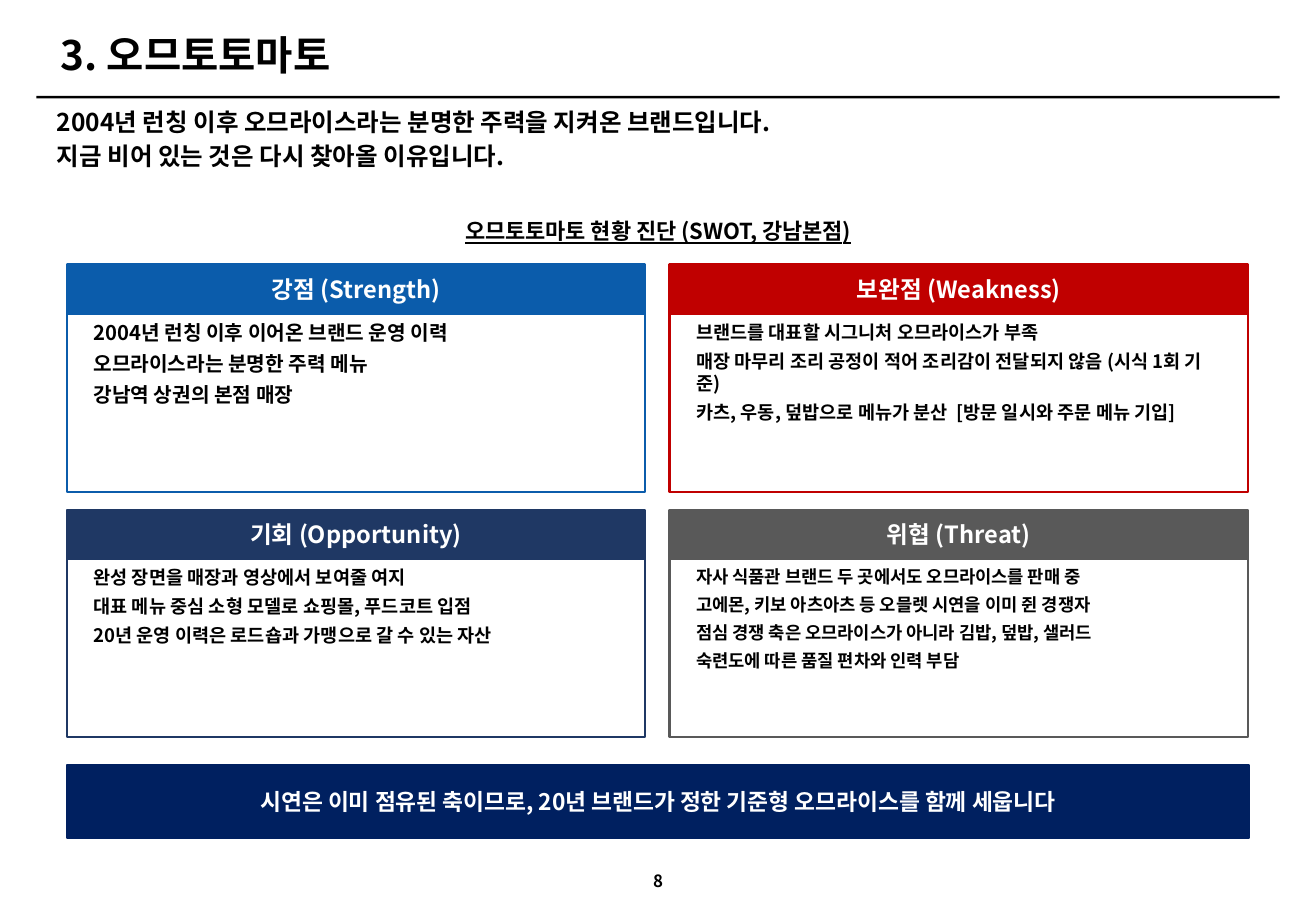
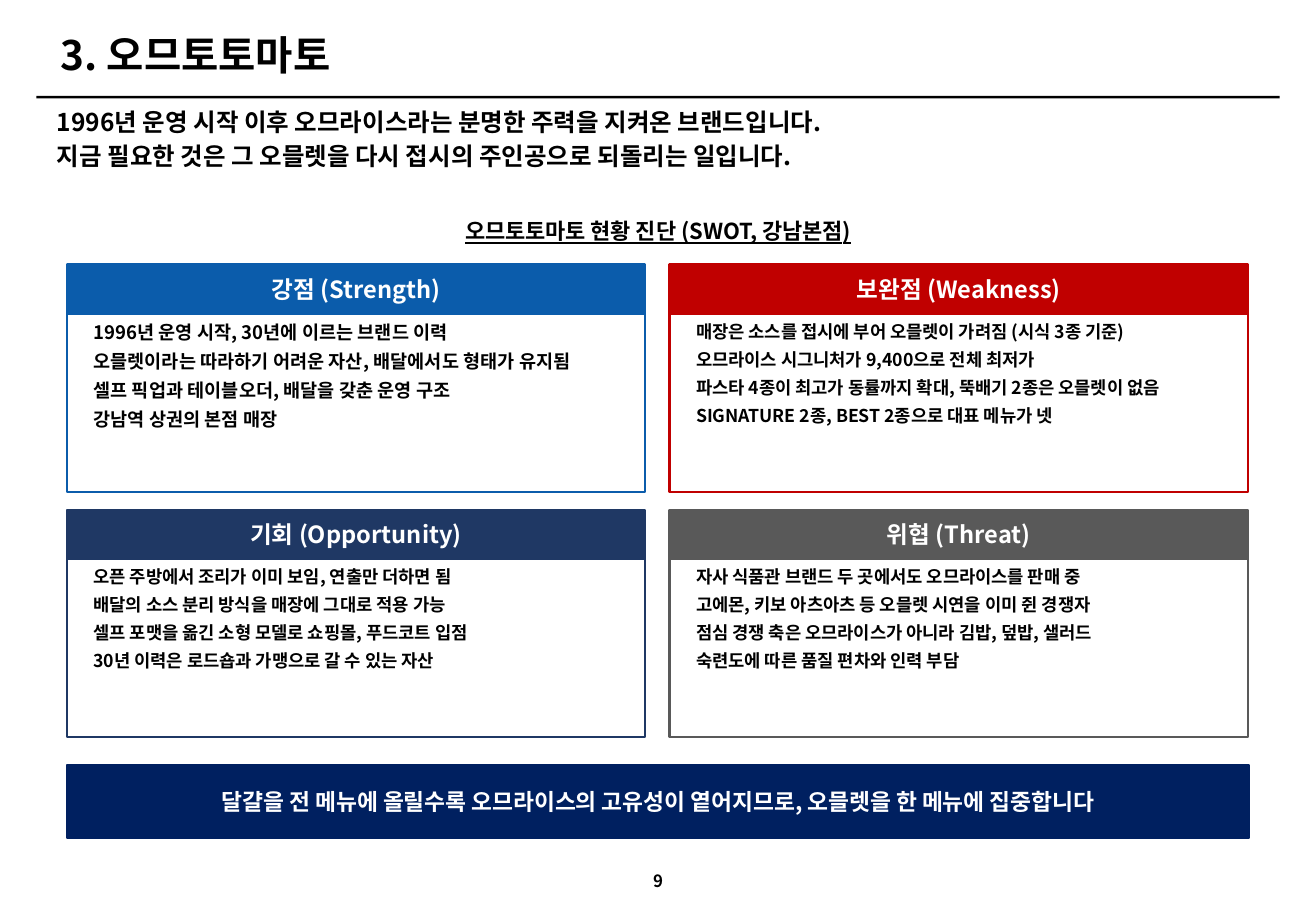
Before and after one commit to grandnim-wq/Claude, a slide deck: slide 9 of 아모제_3개브랜드_개선전략_v3.pptx (slide 8 before the commit). Drawn at 1316x911 pixels with LibreOffice and Linux fonts; fonts in the diff are those of the drawing. Boxes give left, top, right and bottom in pixels: in the first picture for what was removed or moved away, otherwise in the second. Text is boxed around its words. In the diff, an @@ line names an element or a change of style, - is before the commit and + after.

```diff
--- a/아모제_3개브랜드_개선전략_v3.pptx
+++ b/아모제_3개브랜드_개선전략_v3.pptx
@@ text at (57,110,821,168): text changed @@
-2004년 런칭 이후 오므라이스라는 분명한 주력을 지켜온 브랜드입니다.
-지금 비어 있는 것은 다시 찾아올 이유입니다.
+1996년 운영 시작 이후 오므라이스라는 분명한 주력을 지켜온 브랜드입니다.
+지금 필요한 것은 그 오믈렛을 다시 접시의 주인공으로 되돌리는 일입니다.
@@ text at (93,323,570,401): text changed; size 12 to 11 pt @@
-2004년 런칭 이후 이어온 브랜드 운영 이력
-오므라이스라는 분명한 주력 메뉴
+1996년 운영 시작, 30년에 이르는 브랜드 이력
+오믈렛이라는 따라하기 어려운 자산, 배달에서도 형태가 유지됨
+셀프 픽업과 테이블오더, 배달을 갖춘 운영 구조
@@ text at (696,323,1159,426): text changed; size 11 to 10.5 pt @@
-브랜드를 대표할 시그니처 오므라이스가 부족
-매장 마무리 조리 공정이 적어 조리감이 전달되지 않음 (시식 1회 기준)
-카츠, 우동, 덮밥으로 메뉴가 분산 [방문 일시와 주문 메뉴 기입]
+매장은 소스를 접시에 부어 오믈렛이 가려짐 (시식 3종 기준)
+오므라이스 시그니처가 9,400으로 전체 최저가
+파스타 4종이 최고가 동률까지 확대, 뚝배기 2종은 오믈렛이 없음
+SIGNATURE 2종, BEST 2종으로 대표 메뉴가 넷
@@ text at (93,410,277,428): size 12 to 11 pt in "강남역 상권의 본점 매장" @@
@@ text at (93,568,467,669): text changed; size 11 to 10.5 pt @@
-완성 장면을 매장과 영상에서 보여줄 여지
-대표 메뉴 중심 소형 모델로 쇼핑몰, 푸드코트 입점
-20년 운영 이력은 로드숍과 가맹으로 갈 수 있는 자산
+오픈 주방에서 조리가 이미 보임, 연출만 더하면 됨
+배달의 소스 분리 방식을 매장에 그대로 적용 가능
+셀프 포맷을 옮긴 소형 모델로 쇼핑몰, 푸드코트 입점
+30년 이력은 로드숍과 가맹으로 갈 수 있는 자산
@@ text at (222,790,1094,815): text changed @@
-시연은 이미 점유된 축이므로, 20년 브랜드가 정한 기준형 오므라이스를 함께 세웁니다
+달걀을 전 메뉴에 올릴수록 오므라이스의 고유성이 옅어지므로, 오믈렛을 한 메뉴에 집중합니다
@@ page number at (653,874,663,888): text changed @@
-8
+9
```
Also in this commit, not shown: 4 other slides changed, 1 slide added, 5 other files.
